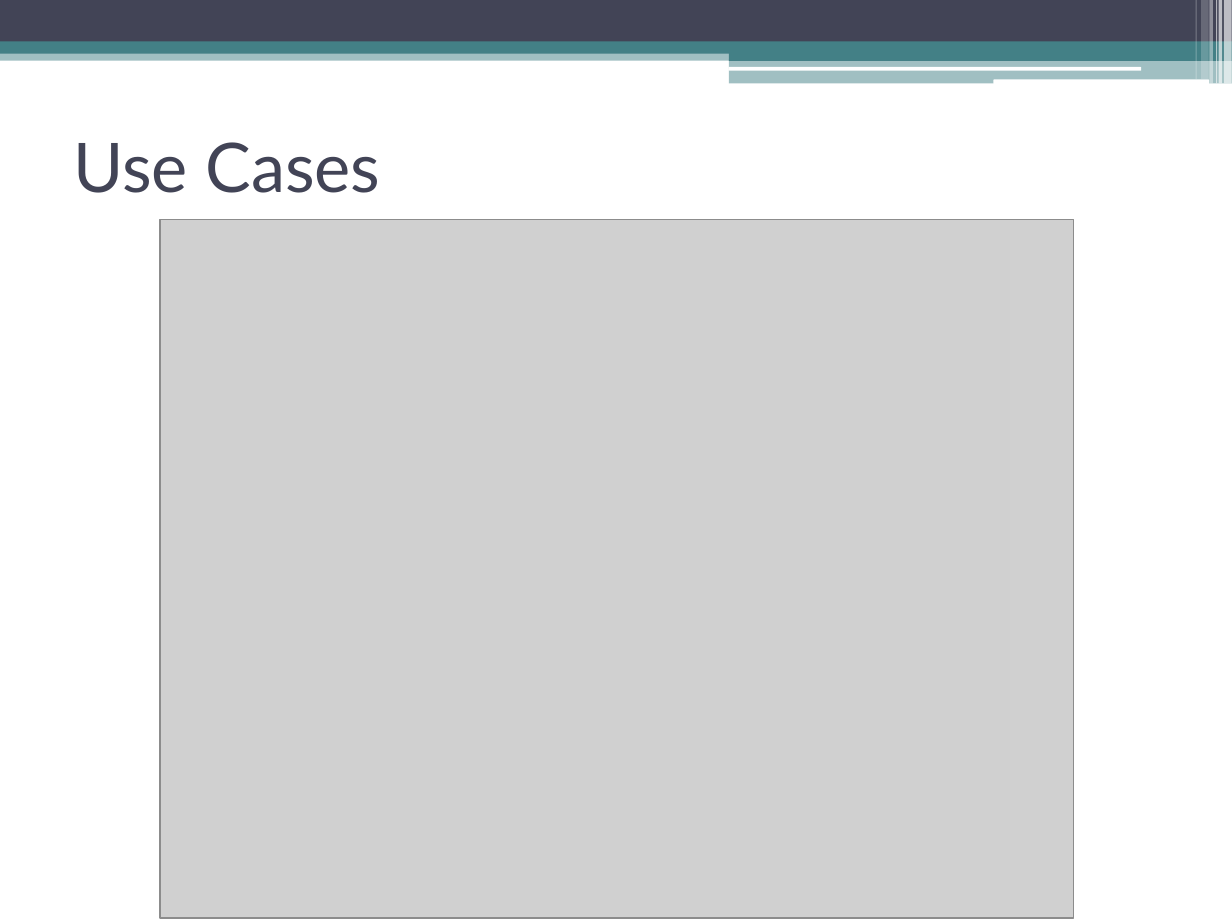
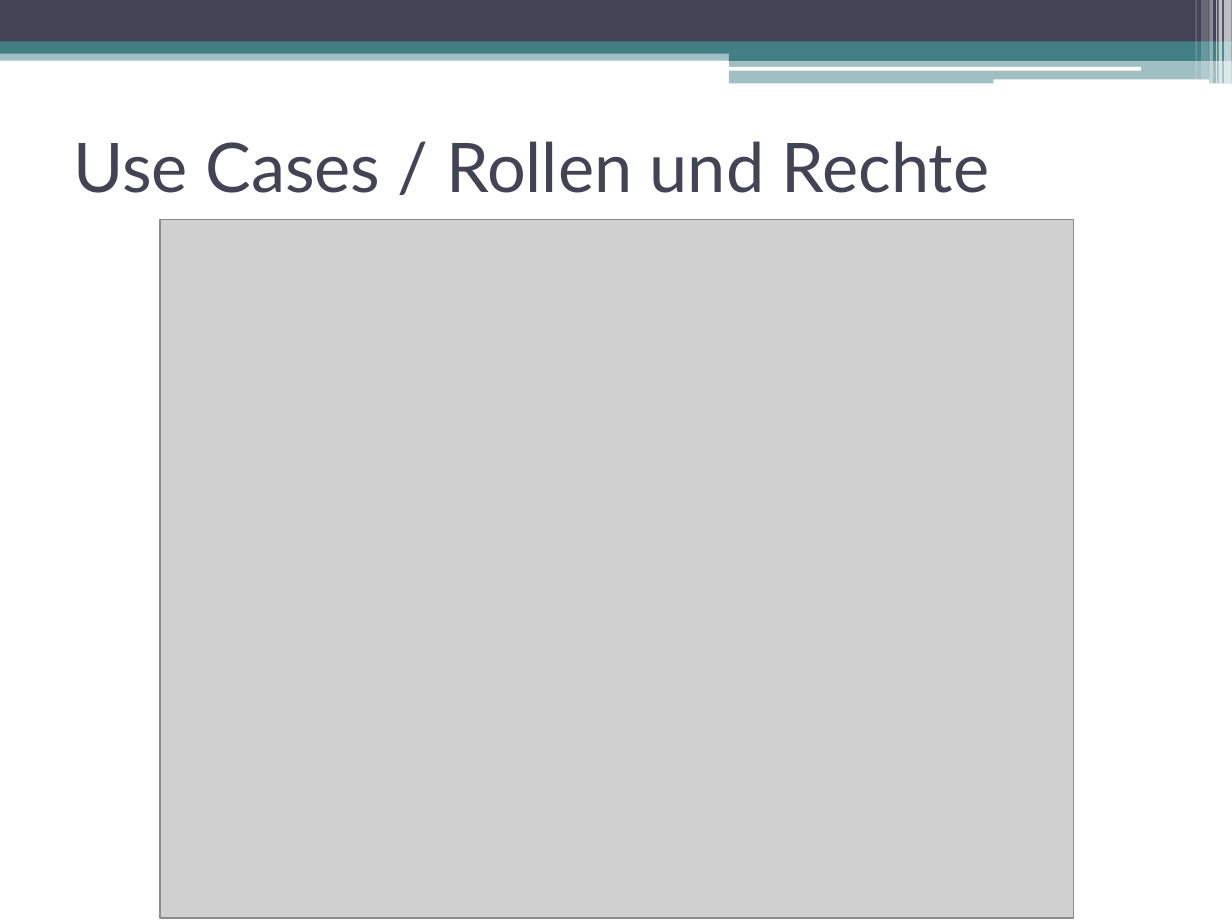
Before and after one commit to DanJoeHa/Fallstudie, a slide deck: slide 4 of Projektmanagement/Abschlusspräsentation.pptx. Drawn at 1232x924 pixels with LibreOffice and Linux fonts; fonts in the diff are those of the drawing; grey boxes stand for pictures. Boxes give left, top, right and bottom in pixels: in the first picture for what was removed or moved away, otherwise in the second. Text is boxed around its words. In the diff, an @@ line names an element or a change of style, - is before the commit and + after.

```diff
--- a/Projektmanagement/Abschlusspräsentation.pptx
+++ b/Projektmanagement/Abschlusspräsentation.pptx
@@ title at bbox=[74, 141, 990, 193]: text changed @@
-Use Cases
+Use Cases / Rollen und Rechte
```
Also in this commit, not shown: 1 other slide changed, 8 slides added.
